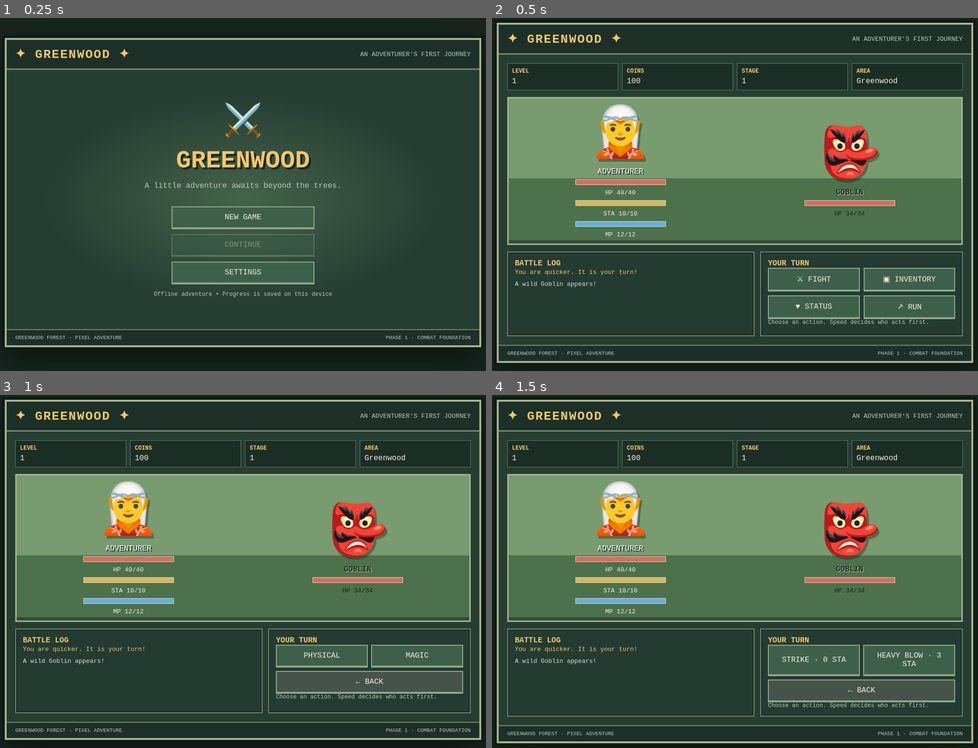
Above: before the commit, frames 1-4 (two rows, left to right).
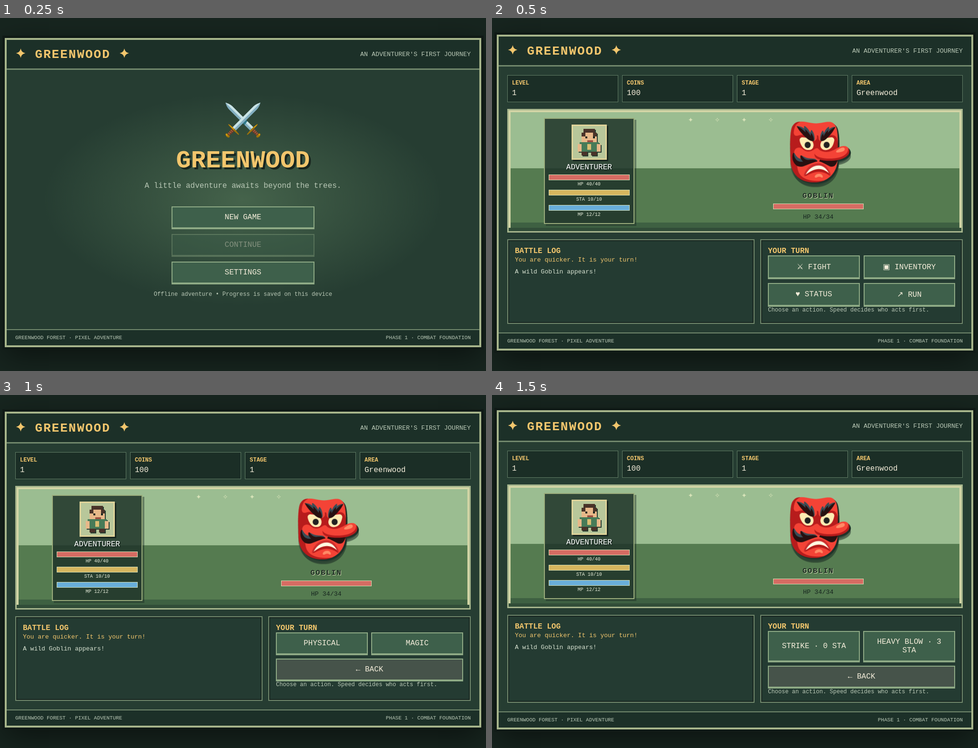
Above: after the commit, the same moments.

Repository: 27nelsonc-oss/Game-
Game: browser game, page game.html
The game is run twice, just before and just after one commit, with the same random seed, the same clock (stepped at 60 frames per second) and the same inputs.
Inputs:
- Up to frame 1 (0.25 s): no input
- Up to frame 2 (0.5 s): click "NEW GAME" at 0.27 s
- Up to frame 3 (1 s): click "⚔ FIGHT" at 0.52 s
- Up to frame 4 (1.5 s): click "PHYSICAL" at 1.27 s

Frame 1 is identical in both runs. In frame 2, 40% of the frame differs, in the area x 0-100%, y 1-98%; in frame 3, 40%; in frame 4, 40%, in the area x 0-100%, y 1-99%.

Commit message:
Improve Phase 1 RPG battle presentation

Diff:
--- a/game.html
+++ b/game.html
@@ -25,6 +25,21 @@
 .modal{position:fixed;inset:0;background:#000a;display:none;place-items:center;padding:16px;z-index:5}.modal.show{displ …(245 unchanged characters)…
 footer{padding:10px 18px;border-top:2px solid #71886c;background:#1c3028;color:var(--muted);font-size:11px;display:flex;justify-content:space-between;gap:8px;flex-wrap:wrap}
 @media(max-width:620px){body{padding:0}#app{min-height:100vh;border-width:0}.top-stats{grid-template-columns:repeat(2,1fr)}main{padding:10px}.battlefield{min-height:190px}.battle-info{grid-template-columns:1fr}.log{height:100px}.actions button{padding:11px 7px;font-size:12px}header{padding:12px}}
+
+/* Phase 1 visual pass: clearer RPG battle staging and a crisp pixel portrait. */
+.battlefield{grid-template-columns:.72fr 1.28fr;min-height:260px;background:linear-gradient(#9bbd91 0 0) top/100% 48% no-repeat,linear-gradient(180deg,#789b70 0%,#789b70 45%,#557b50 45%,#557b50 100%);box-shadow:inset 0 0 0 4px #d3d5a6,inset 0 -18px 0 #3e6042}
+.battlefield:before{content:"✦     ✧          ✦       ✧";position:absolute;top:12px;left:0;right:0;text-align:center;color:#e7edc2;font-size:14px;letter-spacing:18px;opacity:.8}
+.combatant{position:relative}
+.player-combatant{justify-self:center;width:min(100%,190px);padding:12px 8px;background:#20352bdb;border:2px solid #9bad7c;box-shadow:4px 4px 0 #17251f66}
+.portrait-frame{width:74px;height:74px;margin:0 auto 7px;background:#b8c79a;border:3px solid #e0d49a;box-shadow:3px 3px 0 #17251f;display:grid;place-items:center}
+#playerSprite{width:64px;height:64px;image-rendering:pixelated;filter:drop-shadow(2px 2px 0 #263d32)}
+.player-combatant .health{margin:6px auto 3px}
+.player-combatant small{display:block;color:#e7edda;font-size:10px}
+#enemySprite{font-size:clamp(78px,13vw,116px);filter:drop-shadow(0 7px 0 #263d3288) drop-shadow(3px 3px 0 #17251f)}
+.enemy-name{font-size:15px;letter-spacing:2px}
+.battle-info .panel{min-width:0}
+@media(max-width:620px){.battlefield{grid-template-columns:.8fr 1.2fr;min-height:220px}.player-combatant{width:100%;padding:8px 4px}.portrait-frame{width:60px;height:60px}#playerSprite{width:52px;height:52px}}
+
 </style>
 </head>
 <body>
@@ -41,7 +56,7 @@
 <div class="stat"><b>LEVEL</b><span id="level">1</span></div><div class="stat"><b>COINS</b><span id="coins">100</span></div><div class="stat"><b>STAGE</b><span id="stage">1</span></div><div class="stat"><b>AREA</b><span>Greenwood</span></div>
 </div>
 <div class="battlefield">
-<div class="combatant"><div class="sprite" id="playerSprite">🧝</div><div class="player-name">ADVENTURE …(265 unchanged characters)…
+<div class="combatant player-combatant"><div class="portrait-frame"><svg id="playerSprite" viewBox="0 0 16 16" role="img" aria-label="Adventurer pixel portrait" shape-rendering="crispEdges"><rect x="5" y="1" width="6" height="2" fill="#493329"/><rect x="4" y="3" width="8" height="5" fill="#e8b889"/><rect x="4" y="3" width="2" height="2" fill="#493329"/><rect x="10" y="3" width="2" height="2" fill="#493329"/><rect x="6" y="5" width="1" height="1" fill="#17251f"/><rect x="10" y="5" width="1" height="1" fill="#17251f"/><rect x="7" y="7" width="3" height="1" fill="#9c5142"/><rect x="3" y="8" width="10" height="5" fill="#477b58"/><rect x="2" y="9" width="2" height="4" fill="#e8b889"/><rect x="12" y="9" width="2" height="4" fill="#e8b889"/><rect x="4" y="13" width="3" height="2" fill="#493329"/><rect x="9" y="13" width="3" height="2" fill="#493329"/><rect x="7" y="9" width="2" height="3" fill="#d9bd72"/></svg></div><div class="player-name">ADVENTURE …(265 unchanged characters)…
 <div class="combatant"><div class="sprite" id="enemySprite">🟢</div><div class="enemy-name" id="enemyName">SLIME</div><div class="health"><i id="enemyHpBar"></i></div><small id="enemyHpText" style="color:#17251f"></small></div>
 </div>
 <div class="battle-info">
